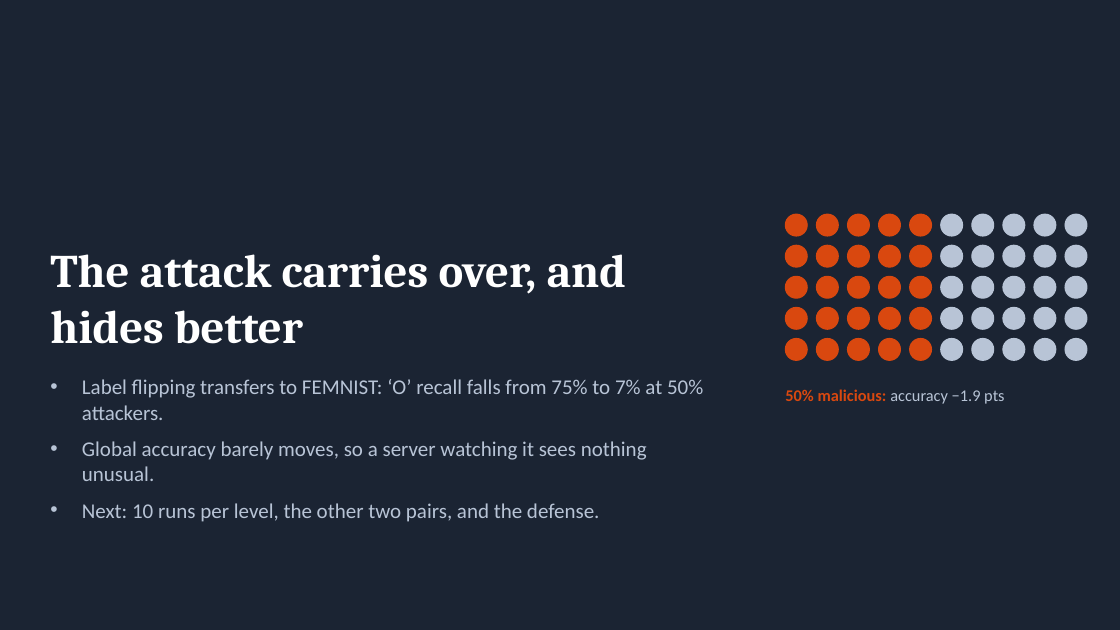
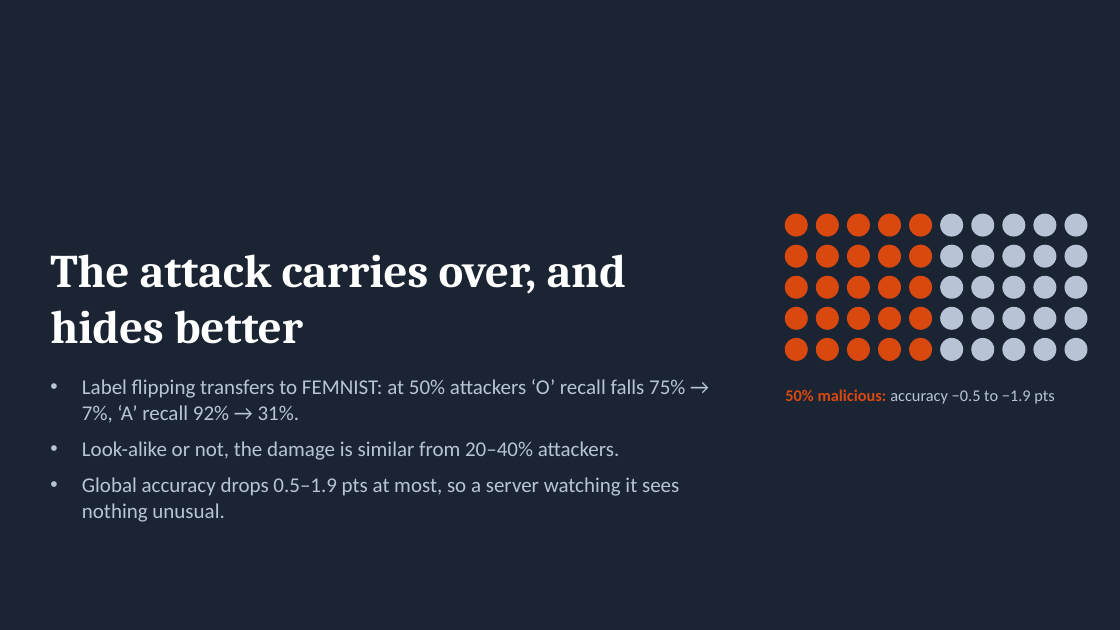
Before and after one commit to wetthamm/FederatedLearning, a slide deck: slide 16 of writeup/FEMNIST_label_flipping.pptx (slide 12 before the commit). Drawn at 1120x630 pixels with LibreOffice and Linux fonts; fonts in the diff are those of the drawing. Boxes give left, top, right and bottom in pixels: in the first picture for what was removed or moved away, otherwise in the second. Text is boxed around its words. In the diff, an @@ line names an element or a change of style, - is before the commit and + after.

```diff
--- a/writeup/FEMNIST_label_flipping.pptx
+++ b/writeup/FEMNIST_label_flipping.pptx
@@ text at (x1=82, y1=379, x2=685, y2=522): text changed @@
-• Label flipping transfers to FEMNIST: ‘O’ recall falls from 75% to 7% at 50% attackers.
-• Global accuracy barely moves, so a server watching it sees nothing unusual.
-• Next: 10 runs per level, the other two pairs, and the defense.
+• Label flipping transfers to FEMNIST: at 50% attackers ‘O’ recall falls 75% → 7%, ‘A’ recall 92% → 31%.
+• Look-alike or not, the damage is similar from 20–40% attackers.
+• Global accuracy drops 0.5–1.9 pts at most, so a server watching it sees nothing unusual.
@@ text at (x1=785, y1=389, x2=1054, y2=404): text changed @@
-50% malicious: accuracy −1.9 pts
+50% malicious: accuracy −0.5 to −1.9 pts
```
Also in this commit, not shown: 10 other slides changed, 4 slides added.
